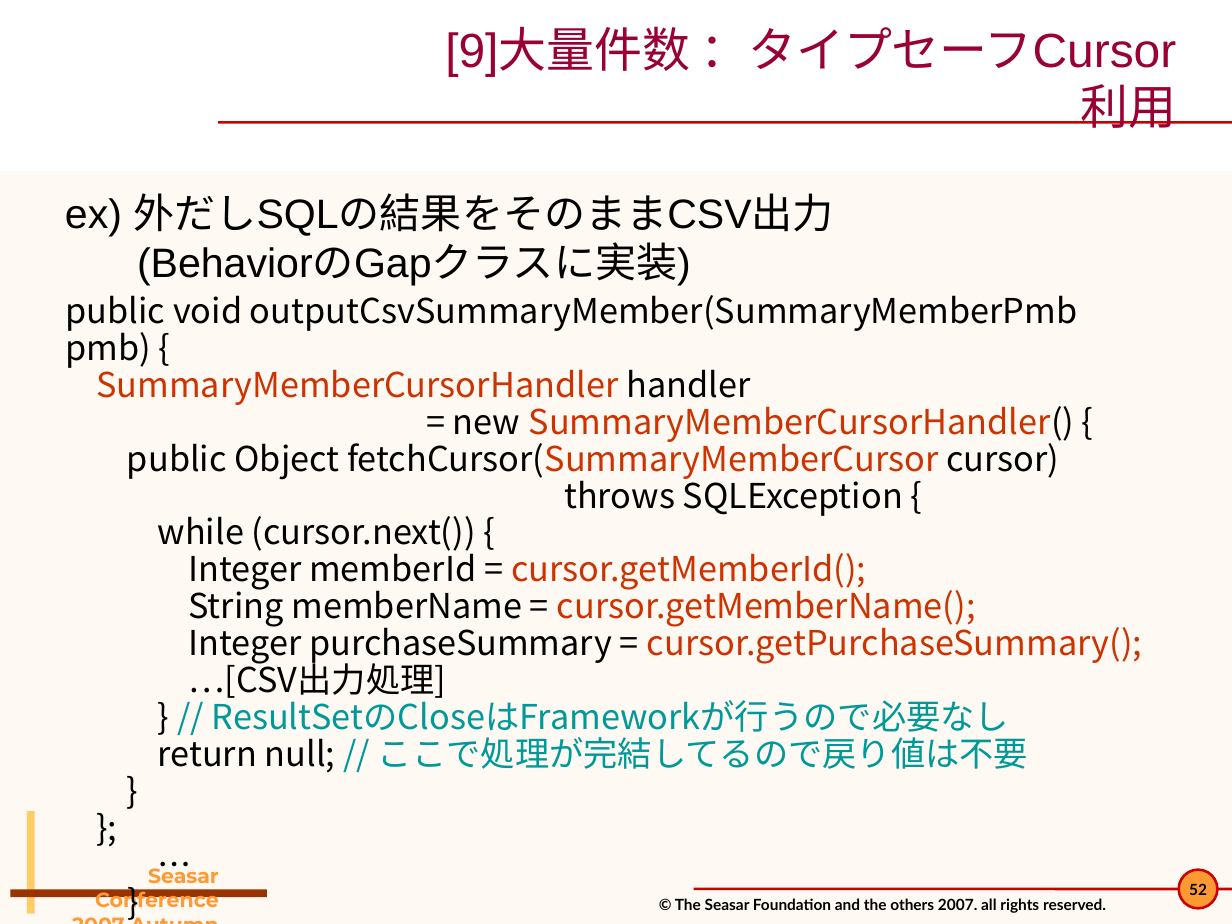
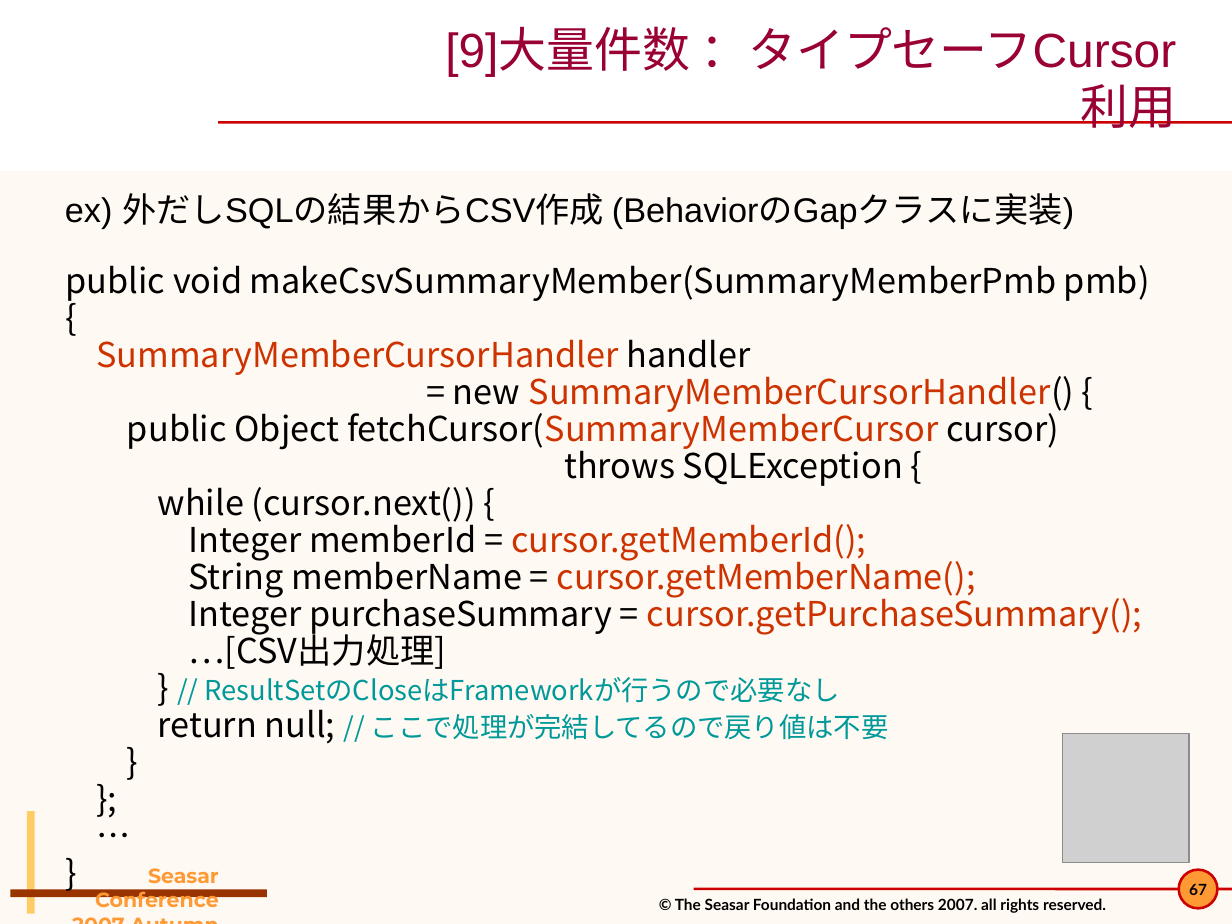
Before and after one commit to seasarorg/dbflute, a slide deck: slide 67 of dbflute/etc/doc/pres/sc2007a_2-DBFlute.ppt (slide 52 before the commit). Drawn at 1232x924 pixels with LibreOffice and Linux fonts; fonts in the diff are those of the drawing; grey boxes stand for pictures; background and template pictures are left out. Boxes give left, top, right and bottom in pixels: in the first picture for what was removed or moved away, otherwise in the second. Text is boxed around its words. In the diff, an @@ line names an element or a change of style, - is before the commit and + after.

```diff
--- a/dbflute/etc/doc/pres/sc2007a_2-DBFlute.ppt
+++ b/dbflute/etc/doc/pres/sc2007a_2-DBFlute.ppt
@@ text at [65,193,1074,229]: text changed; size 24 to 20 pt @@
-ex) 外だしSQLの結果をそのままCSV出力
-(BehaviorのGapクラスに実装)
+ex) 外だしSQLの結果からCSV作成 (BehaviorのGapクラスに実装)
@@ text "public void makeCsvSummaryMember(SummaryMemberPmb pmb) {": place and size @@
-text "public void makeCsvSummaryMember(SummaryMemberPmb pmb) {" at [66,295,1142,773]
+text "public void makeCsvSummaryMember(SummaryMemberPmb pmb) {" at [66,265,1150,744]
@@ text at [66,265,1150,301]: text changed @@
-public void outputCsvSummaryMember(SummaryMemberPmb pmb) {
+public void makeCsvSummaryMember(SummaryMemberPmb pmb) {
@@ text at [158,677,888,744]: size 20 to 16 pt in "// ResultSetのCloseはFrameworkが行うので必要なし", "// ここで処理が完結してるので戻り値は不要"; list level 2 to 1 in "…" @@
@@ picture added at [1062,733,1189,862] @@
@@ page number at [1189,884,1207,895]: text changed @@
-52
+67
```
Also in this commit, not shown: 28 other slides changed, 15 slides added, 1 slide removed, 15 other files.
